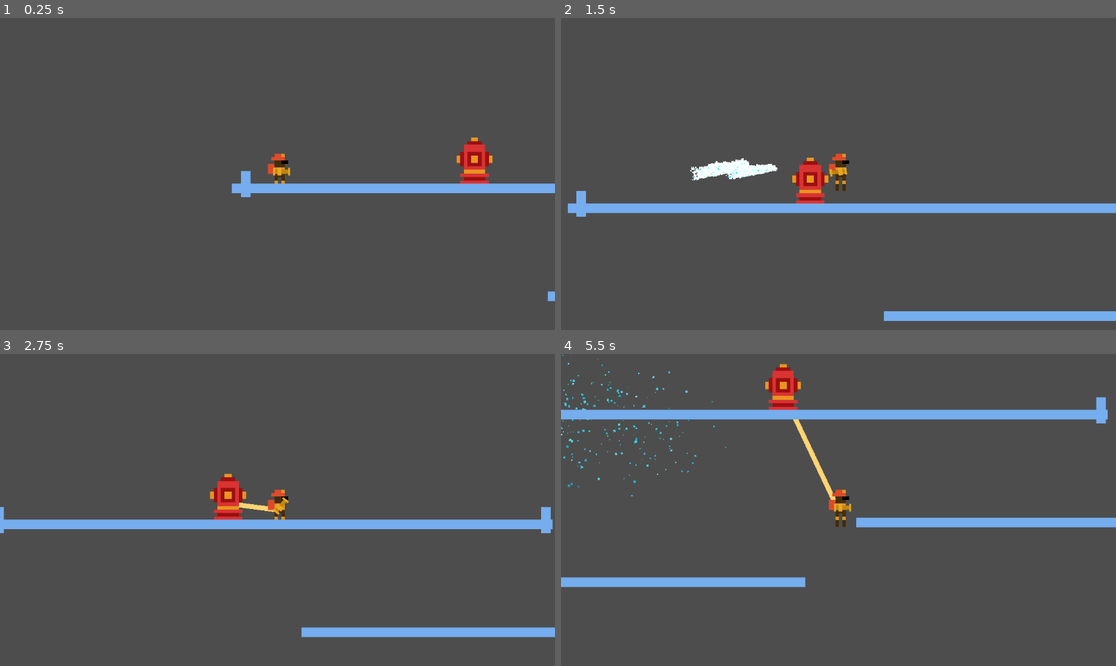
Above: before the commit, frames 1-4 (two rows, left to right).
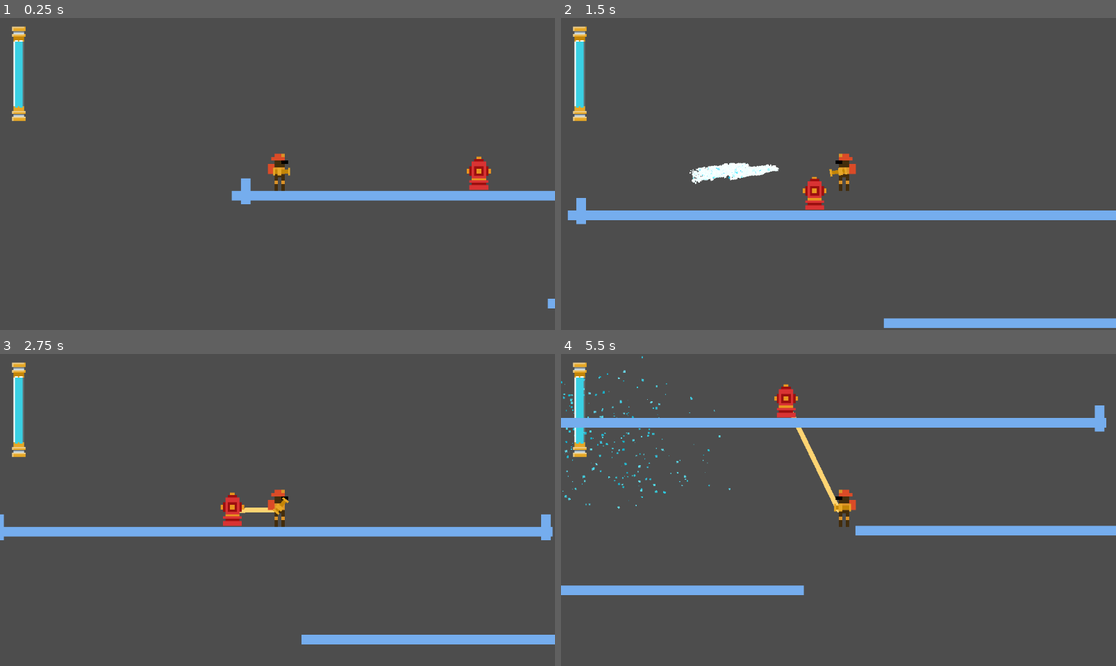
Above: after the commit, the same moments.

Repository: Samanagos/firefighting-game
Game: Godot game, scene res://scenes/Main.tscn
The game is run twice, just before and just after one commit, with the same random seed, the same clock (stepped at 60 frames per second) and the same inputs.
Inputs (mouse positions are in pixels of both pictures, inside the frame that each line leads up to):
- Up to frame 1 (0.25 s): no input
- Up to frame 2 (1.5 s): tap Enter at 0.5 s; move the mouse to (960, 158) at 0.52 s; hold D (move_right) 0.53-1.28 s; tap E (interact) at 0.6 s; tap Space (move_jump) at 0.77 s; move the mouse to (727, 189) at 1.27 s; hold A (move_left) from 1.28 s (still down); click (727, 189) at 1.35 s
- Up to frame 3 (2.75 s): tap Space (move_jump) at 1.52 s; move the mouse to (333, 441) at 2.02 s; release A (move_left) at 2.03 s; hold D (move_right) from 2.03 s (still down); tap E (interact) at 2.1 s
- Up to frame 4 (5.5 s): move the mouse to (810, 572) at 2.77 s; click (810, 572) at 2.85 s; tap Space (move_jump) at 3.02, 3.77, 4.52 s; move the mouse to (1005, 556) at 3.52 s; release D (move_right) at 3.53 s; hold A (move_left) from 3.53 s (still down); tap E (interact) at 3.6, 5.1 s; move the mouse to (672, 463) at 4.27 s; click (672, 463) at 4.35 s; move the mouse to (866, 510) at 5.02 s

The runs differ from the first frame. In frame 1, 4.2% of the frame differs, in the area x 2-100%, y 2-94%; in frame 2, 8.4%; in frame 3, 8.4%; in frame 4, 12%, in the area x 0-100%, y 0-78%.

Commit message:
added pressure gauge and increased max pressure by 100

Diff:
--- a/scenes/Main.tscn
+++ b/scenes/Main.tscn
@@ -1,20 +1,21 @@
-[gd_scene load_steps=5 format=3 uid="uid://b5mtvc6m481b2"]
+[gd_scene load_steps=6 format=3 uid="uid://b5mtvc6m481b2"]
 
 [ext_resource type="PackedScene" uid="uid://7segohc0sfkl" path="res://scenes/player.tscn" id="1_7s12c"]
 [ext_resource type="PackedScene" uid="uid://bwt5qex4ltk7a" path="res://scenes/platform.tscn" id="2_xnqmj"]
 [ext_resource type="Texture2D" uid="uid://4pf6ul4e1egh" path="res://sprites/Hydrant.png" id="2_y2nw0"]
 [ext_resource type="PackedScene" uid="uid://dwu6vg68y73ro" path="res://scenes/firehydrant.tscn" id="3_icb62"]
+[ext_resource type="Texture2D" uid="uid://c327w7t0cd3dd" path="res://sprites/Barrometer.png" id="4_itxgf"]
 
 [node name="Node2D" type="Node2D"]
 position = Vector2(5, 494)
 
 [node name="FireHydrant" parent="." node_paths=PackedStringArray("player") instance=ExtResource("3_icb62")]
-position = Vector2(476, -34)
+position = Vector2(484, -35)
 player = NodePath("../Player")
 
 [node name="Sprite2D" type="Sprite2D" parent="FireHydrant"]
-position = Vector2(-0.999996, -10)
-scale = Vector2(7.4375, 7.4375)
+position = Vector2(3.8147e-06, -2)
+scale = Vector2(4.92188, 4.92188)
 texture = ExtResource("2_y2nw0")
 
 [node name="Player" parent="." instance=ExtResource("1_7s12c")]
@@ -22,6 +23,19 @@
 spray_power = 20.0
 
 [node name="Cam" type="Camera2D" parent="Player"]
+
+[node name="PressureBar" type="ColorRect" parent="Player/Cam"]
+offset_left = -529.0
+offset_top = -137.0
+offset_right = -513.0
+offset_bottom = 4.0
+rotation = 3.14159
+color = Color(0.0980392, 0.796078, 0.870588, 1)
+
+[node name="Barrometer" type="Sprite2D" parent="Player/Cam"]
+position = Vector2(-535.5, -208)
+scale = Vector2(3.0625, 3.0625)
+texture = ExtResource("4_itxgf")
 
 [node name="MainPlat" parent="." instance=ExtResource("2_xnqmj")]
 position = Vector2(560, 9)
--- a/scenes/firehydrant.tscn
+++ b/scenes/firehydrant.tscn
@@ -7,34 +7,6 @@
 
 [node name="FireHydrant" type="Node2D"]
 script = ExtResource("1_l2h06")
-
-[node name="ColorRect" type="ColorRect" parent="."]
-anchors_preset = 8
-anchor_left = 0.5
-anchor_top = 0.5
-anchor_right = 0.5
-anchor_bottom = 0.5
-offset_left = -20.0
-offset_top = -33.0
-offset_right = 20.0
-offset_bottom = 33.0
-grow_horizontal = 2
-grow_vertical = 2
-color = Color(0.884257, 0.126487, 0.250402, 1)
-
-[node name="ColorRect" type="ColorRect" parent="ColorRect"]
-layout_mode = 1
-anchors_preset = 8
-anchor_left = 0.5
-anchor_top = 0.5
-anchor_right = 0.5
-anchor_bottom = 0.5
-offset_left = -10.0
-offset_top = -7.0
-offset_right = 10.0
-offset_bottom = 7.0
-grow_horizontal = 2
-grow_vertical = 2
 
 [node name="DetectShape" type="Area2D" parent="."]
 collision_layer = 0
--- a/scenes/player.tscn
+++ b/scenes/player.tscn
@@ -8,10 +8,10 @@
 [ext_resource type="AudioStream" uid="uid://bd2emgnhih8mf" path="res://sound/565737__laughatlantic__wilkies-pools-waterfalls.mp3" id="6_mw5pq"]
 
 [sub_resource type="RectangleShape2D" id="RectangleShape2D_k0v1r"]
-size = Vector2(22, 40)
+size = Vector2(30, 79)
 
 [sub_resource type="RectangleShape2D" id="RectangleShape2D_ldrmh"]
-size = Vector2(33, 75)
+size = Vector2(33, 78)
 
 [sub_resource type="CanvasItemMaterial" id="CanvasItemMaterial_5cuhi"]
 particles_animation = true
@@ -53,11 +53,13 @@
 turbulence_influence_max = 0.026
 
 [node name="Player" type="RigidBody2D"]
+position = Vector2(0, -10)
 gravity_scale = 1.5
 script = ExtResource("1_isvvp")
 jump_power = 350.0
 
 [node name="CollisionShape2D" type="CollisionShape2D" parent="."]
+position = Vector2(4, -4.5)
 shape = SubResource("RectangleShape2D_k0v1r")
 
 [node name="BodyCol" type="Area2D" parent="."]
@@ -69,7 +71,7 @@
 texture = ExtResource("2_el238")
 
 [node name="Detector" type="CollisionShape2D" parent="BodyCol"]
-position = Vector2(3.5, -5.5)
+position = Vector2(3.5, -4)
 shape = SubResource("RectangleShape2D_ldrmh")
 
 [node name="HoseNozzle" type="Sprite2D" parent="."]
@@ -92,11 +94,11 @@
 
 [node name="GroundLeft" type="RayCast2D" parent="."]
 position = Vector2(-8, 0)
-target_position = Vector2(0, 36)
+target_position = Vector2(0, 41)
 
 [node name="GroundRight" type="RayCast2D" parent="."]
 position = Vector2(16, 0)
-target_position = Vector2(0, 36)
+target_position = Vector2(0, 41)
 
 [node name="AudioStreamPlayer2D" type="AudioStreamPlayer2D" parent="."]
 stream = ExtResource("6_mw5pq")
--- a/scenes/ui.tscn
+++ b/scenes/ui.tscn
@@ -1,15 +1,5 @@
-[gd_scene load_steps=2 format=3 uid="uid://cbrllftwx3ld7"]
+[gd_scene format=3 uid="uid://cbrllftwx3ld7"]
 
-[ext_resource type="Texture2D" uid="uid://c327w7t0cd3dd" path="res://sprites/Barrometer.png" id="1_gr4ag"]
-
-[node name="UI" type="Node2D"]
-
-[node name="ColorRect" type="ColorRect" parent="."]
-offset_left = -3.0
-offset_top = -23.0
-offset_right = 3.0
-offset_bottom = 23.0
-color = Color(0.101961, 0.772549, 0.866667, 1)
-
-[node name="Sprite2D" type="Sprite2D" parent="."]
-texture = ExtResource("1_gr4ag")
+[node name="UI" type="Control"]
+layout_mode = 3
+anchors_preset = 0
--- a/scripts/player.gd
+++ b/scripts/player.gd
@@ -12,16 +12,24 @@
 @export var spray_power: float = 30;
 @export var discharge_speed: float = 110
 @export var charge_speed: float = 40
-@export var max_pressure: float = 100
+@export var max_pressure: float = 200
 var pressure: float = max_pressure
 var spraying: bool = false
 var spray_intensity: float = 1
 # Called when the node enters the scene tree for the first time.
+
+var p_size = 0
+
 func _ready():
 	lock_rotation = true
+	p_size = $Cam/PressureBar.size.y
 
 # Called every frame. 'delta' is the elapsed time since the previous frame.
 func _physics_process(delta):
+	#pressure bar
+	$Cam/PressureBar.size.y = p_size * pressure / max_pressure
+
+
 	# Grounded:
 	if $GroundLeft.is_colliding() || $GroundRight.is_colliding(): grounded = true
 	else: grounded = false
@@ -55,6 +63,7 @@
 	if Input.is_action_pressed("move_right"):
 		var d_imp = Vector2.RIGHT * speed * delta * mult
 		var vel = d_imp / mass
+		$BodyCol/firefightersprite.scale.x = abs($BodyCol/firefightersprite.scale.x)
 
 		if (vel + linear_velocity).length() > max_speed:
 			vel = vel.normalized() * (clamp(max_speed - linear_velocity.length(), 0, max_speed))
@@ -64,6 +73,8 @@
 	elif Input.is_action_pressed("move_left"):
 		var d_imp = Vector2.LEFT * speed * delta * mult
 		var vel = d_imp / mass
+		$BodyCol/firefightersprite.scale.x = -abs($BodyCol/firefightersprite.scale.x)
+
 
 		if (vel + linear_velocity).length() > max_speed:
 			vel = vel.normalized() * (clamp(max_speed - linear_velocity.length(), 0, max_speed))
